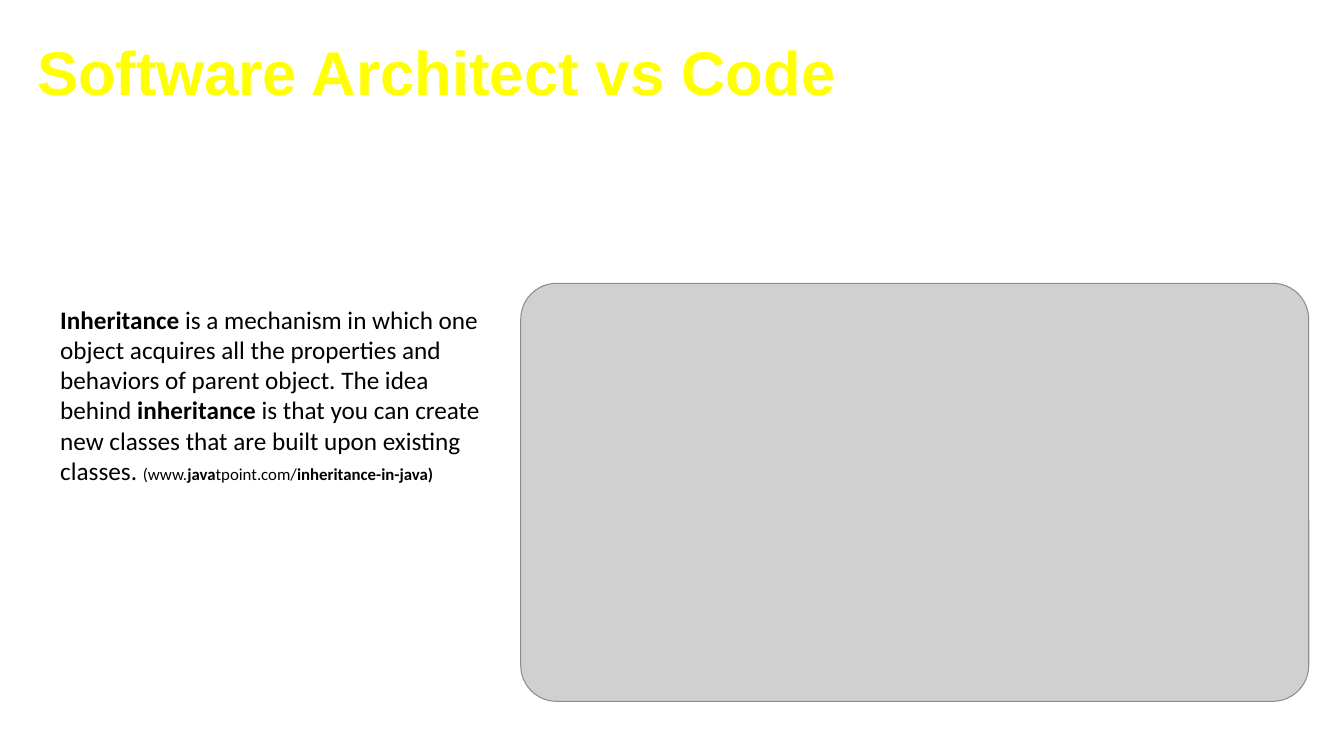
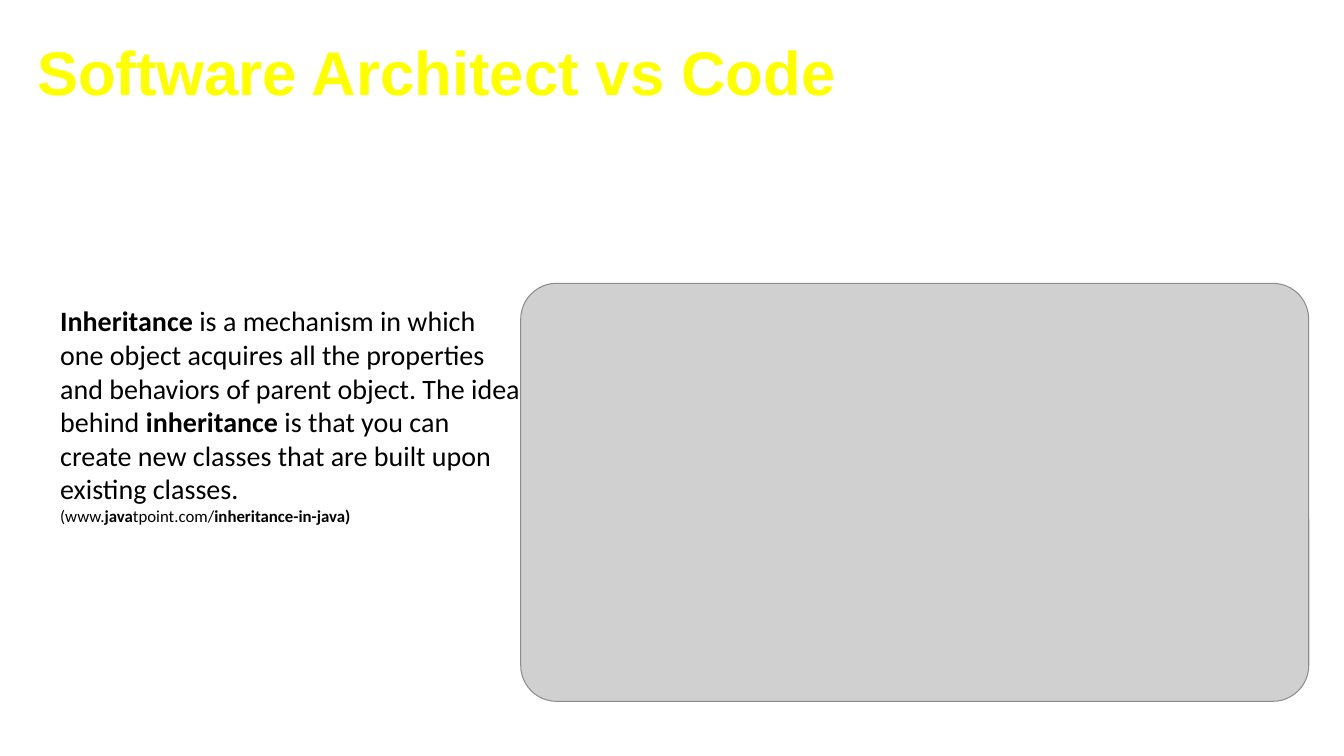
Before and after one commit to cfclick/CFSummit2016, a slide deck: slide 24 of powerpoint/architect/Crafting CF App Like An Architect.pptx (slide 23 before the commit). Drawn at 1344x756 pixels with LibreOffice and Linux fonts; fonts in the diff are those of the drawing; grey boxes stand for pictures; background and template pictures are left out. Boxes give left, top, right and bottom in pixels: in the first picture for what was removed or moved away, otherwise in the second. Text is boxed around its words. In the diff, an @@ line names an element or a change of style, - is before the commit and + after.

Commit message:
working on slides

```diff
--- a/powerpoint/architect/Crafting CF App Like An Architect.pptx
+++ b/powerpoint/architect/Crafting CF App Like An Architect.pptx
@@ text at bbox=[60, 311, 520, 525]: text changed; size 18 to 20 pt @@
-Inheritance is a mechanism in which one object acquires all the properties and behaviors of parent object. The idea behind inheritance is that you can create new classes that are built upon existing classes. (www.javatpoint.com/inheritance-in-java)
+Inheritance is a mechanism in which one object acquires all the properties and behaviors of parent object. The idea behind inheritance is that you can create new classes that are built upon existing classes.
+(www.javatpoint.com/inheritance-in-java)
```
Also in this commit, not shown: 7 other slides changed, 1 slide added, 1 other file.
